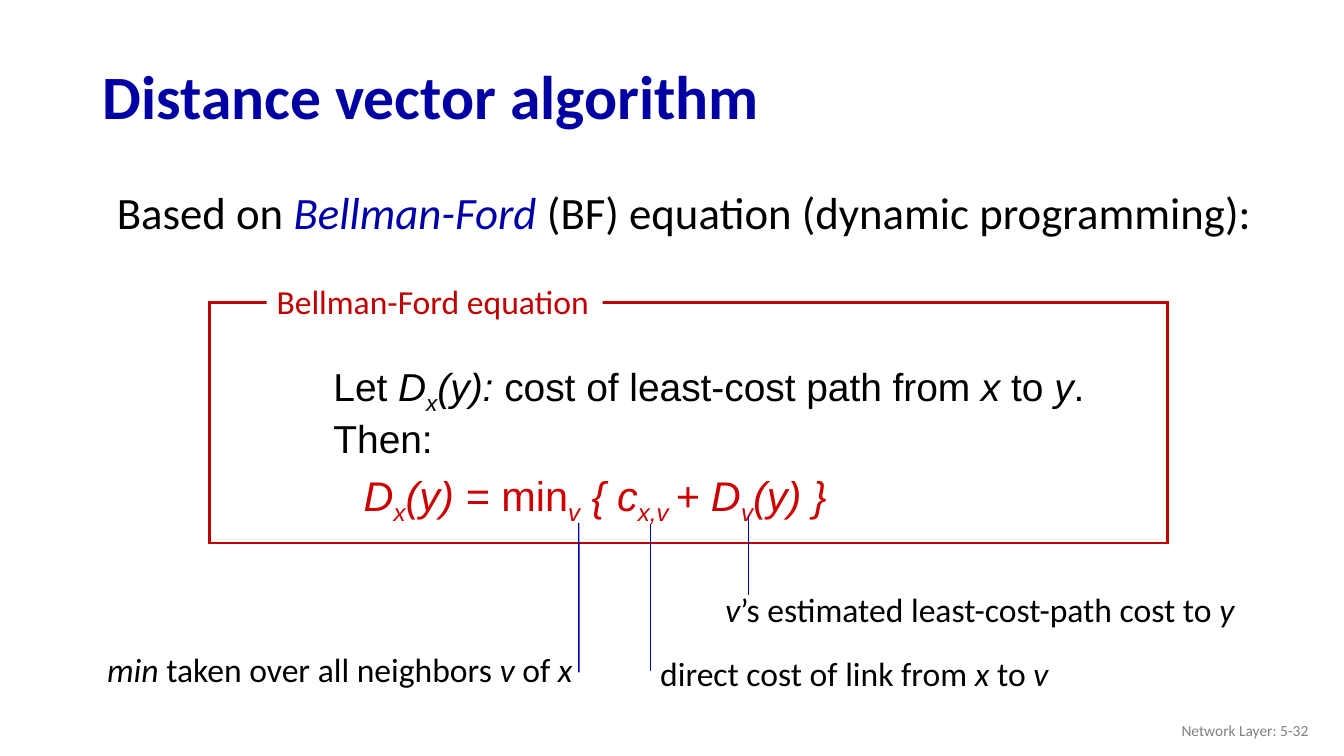
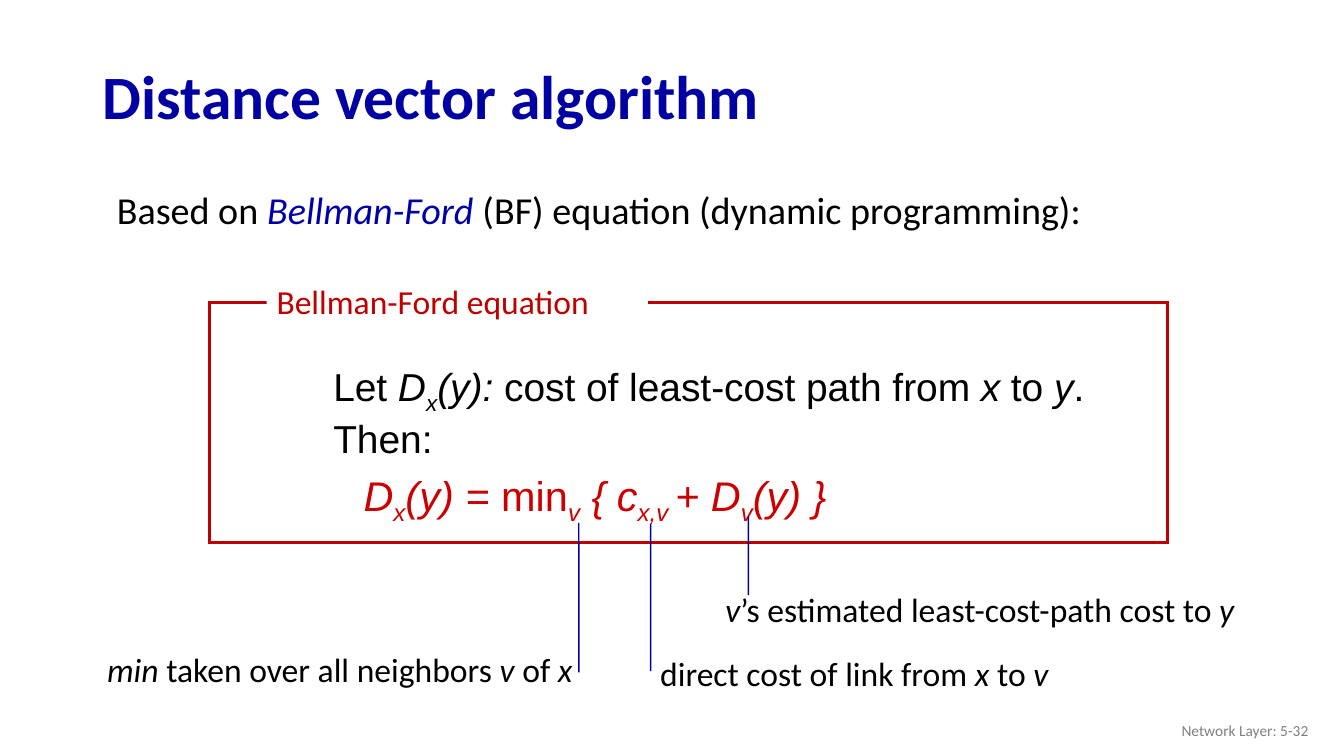
Before and after one commit to kanomoo/computer-network-and-Internet, a slide deck: slide 32 of 02_Slides/Chapter_05_Network_Control_Plane/Current_Year_Course_v9.0/Chapter_5_v9.0_Network_Layer_Control_Plane.pptx. Drawn at 1344x756 pixels with LibreOffice and Linux fonts; fonts in the diff are those of the drawing. Boxes give left, top, right and bottom in pixels: in the first picture for what was removed or moved away, otherwise in the second. Text is boxed around its words. In the diff, an @@ line names an element or a change of style, - is before the commit and + after.

```diff
--- a/02_Slides/Chapter_05_Network_Control_Plane/Current_Year_Course_v9.0/Chapter_5_v9.0_Network_Layer_Control_Plane.pptx
+++ b/02_Slides/Chapter_05_Network_Control_Plane/Current_Year_Course_v9.0/Chapter_5_v9.0_Network_Layer_Control_Plane.pptx
@@ text "Based on Bellman-Ford (BF) equation ..." at <box>117,196,1081,231</box>: size 32 to 27.2 pt @@
```
Also in this commit, not shown: 110 other slides changed, 1 other file.
